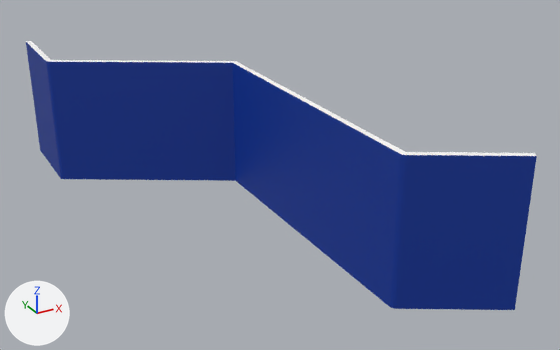
What one commit did to the glTF model assets/EU_03.gltf.
The view is the same before and after, from a camera (50 mm lens) standing at (-2.27, -3.82, 2.81) and looking at (-0.02, 0.27, 0.76). Lighting does not change. The marker at lower left points along +X, +Y and +Z. Where no turn or scale is listed for an object, it has been applied to the vertices. Vertices at the same position are counted once.
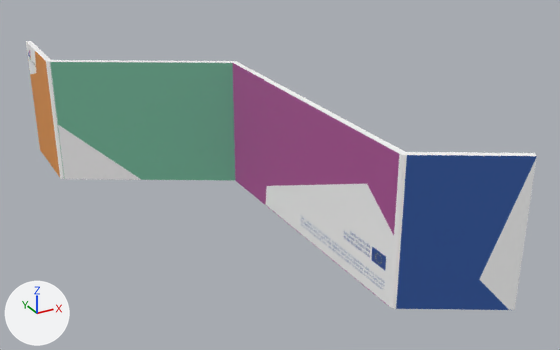
What differs and where, as boxes (x1, y1, x2, y2) in the pictures (560 x 350 px):
```json
{"part": 1, "of": "me_plane_001", "change": "recoloured", "before": [46, 61, 407, 309], "after": [46, 61, 407, 309], "on screen": "blue to grey"}
{"part": 2, "of": "me_plane_001", "change": "recoloured", "before": [236, 154, 399, 306], "after": [236, 154, 399, 306]}
{"part": 3, "of": "me_plane_001", "change": "recoloured", "before": [396, 155, 537, 310], "after": [396, 155, 537, 310]}
{"part": 4, "of": "me_plane_001", "change": "recoloured", "before": [26, 42, 60, 177], "after": [26, 42, 60, 177], "on screen": "blue to orange"}
{"part": 5, "of": "me_plane_001", "change": "recoloured", "before": [50, 62, 236, 181], "after": [50, 62, 236, 181], "on screen": "blue to green"}
```

The change, as JSON lines over the scene's bpy script:
```json
{"op": "add", "block": "img_b_p1_02_colori", "code": ["img_b_p1_02_colori = load_image('B_P1_02_Colori', '_unpacked/B_P1_02_Colori', 315, 444, 'sRGB')"]}
{"op": "add", "block": "img_b_p2_colori", "code": ["img_b_p2_colori = load_image('B_P2_Colori', '_unpacked/B_P2_Colori', 627, 445, 'sRGB')"]}
{"op": "add", "block": "img_b_p3_colori", "code": ["img_b_p3_colori = load_image('B_P3_Colori', '_unpacked/B_P3_Colori', 940, 443, 'sRGB')"]}
{"op": "add", "block": "img_p3", "code": ["img_p3 = load_image('P3', '_unpacked/P3', 939, 444, 'sRGB')"]}
{"op": "add", "block": "img_b_p1_01_colori", "code": ["img_b_p1_01_colori = load_image('B_P1_01_Colori', '_unpacked/B_P1_01_Colori', 312, 445, 'sRGB')"]}
{"op": "add", "block": "mat_p1_02_back", "code": ["mat_p1_02_back = principled_material('P1_02_Back')", "mat_p1_02_back.texture = img_b_p1_02_colori"]}
{"op": "add", "block": "mat_p2_back", "code": ["mat_p2_back = principled_material('P2_Back')", "mat_p2_back.texture = img_b_p2_colori"]}
{"op": "add", "block": "mat_p3_back", "code": ["mat_p3_back = principled_material('P3_Back')", "mat_p3_back.texture = img_b_p3_colori"]}
{"op": "add", "block": "mat_p3", "code": ["mat_p3 = principled_material('P3')", "mat_p3.texture = img_p3"]}
{"op": "add", "block": "mat_p1_01_back", "code": ["mat_p1_01_back = principled_material('P1_01_Back')", "mat_p1_01_back.texture = img_b_p1_01_colori"]}
{"block": "me_plane_001", "where": "me_plane_001.from_pydata(...)  # 68 vertices, 108 faces; spans x -0.02..1.7, y -3.59..0.0, z -0.45..0.45"}
{"block": "me_plane_001", "where": "# used by ob_plane_001; location = (-1.126, 2.275, 0.9)"}
{"op": "remove", "block": "me_plane_001", "code": "me_plane_001.materials.append(mat_giallo)  # pink #f128ff"}
{"block": "me_plane_001", "change": "me_plane_001 part 1: 20 faces spanning x -0.02..1.14, y -3.27..0.0, z -0.45..0.45 switch from mat_blu (blue #003399) to mat_bianco (white #ffffff)"}
{"block": "me_plane_001", "change": "me_plane_001 part 2: 1 face spanning x 1.11, y -3.23..-1.31, z -0.45..0.45 switches from mat_blu (blue #003399) to mat_p3_back (picture img_b_p3_colori)"}
{"block": "me_plane_001", "change": "me_plane_001 part 3: 2 faces spanning x 1.13..1.68, y -3.59..-3.27, z -0.45..0.45 switch from mat_blu (blue #003399) to mat_p1_02_back (picture img_b_p1_02_colori)"}
{"block": "me_plane_001", "change": "me_plane_001 part 4: 2 faces spanning x -0.02, y -0.64..0.0, z -0.45..0.45 switch from mat_blu (blue #003399) to mat_p1_01_back (picture img_b_p1_01_colori)"}
{"block": "me_plane_001", "change": "me_plane_001 part 5: 2 faces spanning x 0.0..1.11, y -1.31..-0.67, z -0.45..0.45 switch from mat_blu (blue #003399) to mat_p2_back (picture img_b_p2_colori)"}
{"op": "add", "block": "me_plane_001", "code": "me_plane_001.materials.append(mat_p3_back)  # picture img_b_p3_colori"}
{"op": "add", "block": "me_plane_001", "code": "me_plane_001.materials.append(mat_p3)  # picture img_p3"}
```
